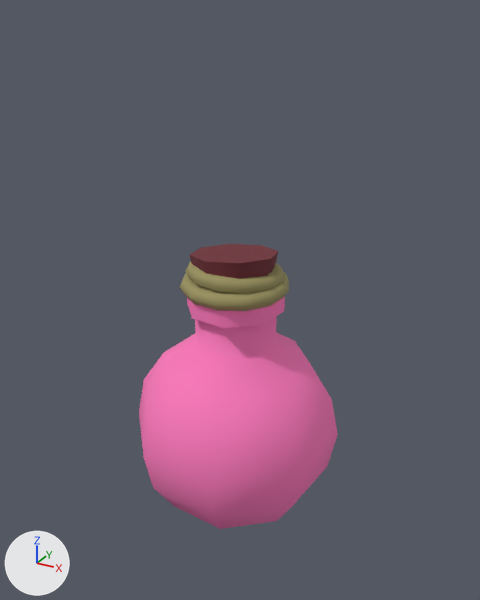
The FBX model Bitirme/Assets/DenemeModel/Merve/Potions/PotionModels/PinkPotion.fbx: old version first, new version second.
Rendered twice from a 50 mm lens placed at (0.132, -0.236, 0.228), pointed at (0.002, 0.001, 0.11). The lights are fixed; the arrows at lower left show +X, +Y and +Z. Where no turn or scale is listed for an object, it has been applied to the vertices.

In view in the first picture: 'Torus.002', 'potions6.002'.
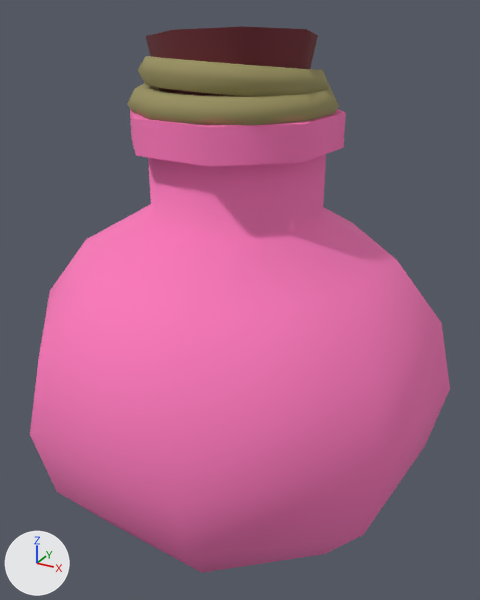
The edits, one by one:
me_mesh_018 has 96 vertices, 90 faces and spans x -0.0466..0.0466, y 0.0..0.1143, z -0.0466..0.0466.
me_mesh_018 is used by ob_potions6_002; location (0.0, 0.0, 0.0); rotation (1.571, 0.0, 0.0), in degrees (90, 0, 0).
me_mesh_018 part 1: the whole mesh is multiplied about the mesh origin by the matrix ((196.224, 0.0, 0.0), (0.0, 167.535, 0.0), (0.0, 0.0, 196.224)).
Mesh me_torus_007_1 is new.
It has 125 vertices, 101 faces and spans x -0.0409..0.0408, y -0.041..0.0407, z 0.1883..0.2217.
Faces by material slot: [84, 17].
It uses material mat_darkyellow_m (yellow #9a915e).
It uses material mat_lid_m (dark red #702f37).
Object 'Torus.002' (ob_torus_002) is deleted.
Object 'potions6.002' (ob_potions6_002) is rescaled from (1.0, 1.0, 1.0) to (0.01, 0.01, 0.01).
Object 'PinkPotionLid' (ob_pinkpotionlid) is new; it shows me_torus_007_1.
Its location is (0.0, 0.0, 0.0006).

Where the change shows, as pixel boxes [x1, y1, x2, y2] in the pictures (480 x 600 px):
'potions6.002', reshaped, rescaled (110% wider, 100% taller)
    before: [139, 297, 338, 529]
    after: [30, 109, 450, 573]
'PinkPotionLid', added
    after: [127, 26, 339, 125]
    faces in mat_darkyellow_m (yellow #9a915e): [127, 56, 339, 125]
    faces in mat_lid_m (dark red #702f37): [146, 26, 318, 96]
'Torus.002', deleted
    before: [179, 244, 289, 311]
    faces in mat_darkyellow_m (yellow #9a915e): [179, 261, 289, 311]
    faces in mat_lid_m (dark red #702f37): [190, 244, 278, 290]
